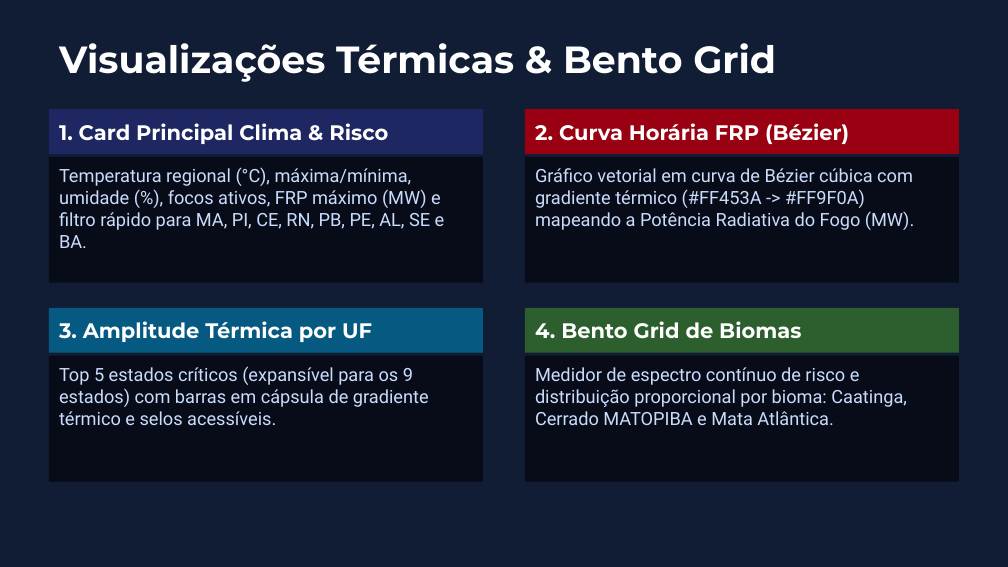
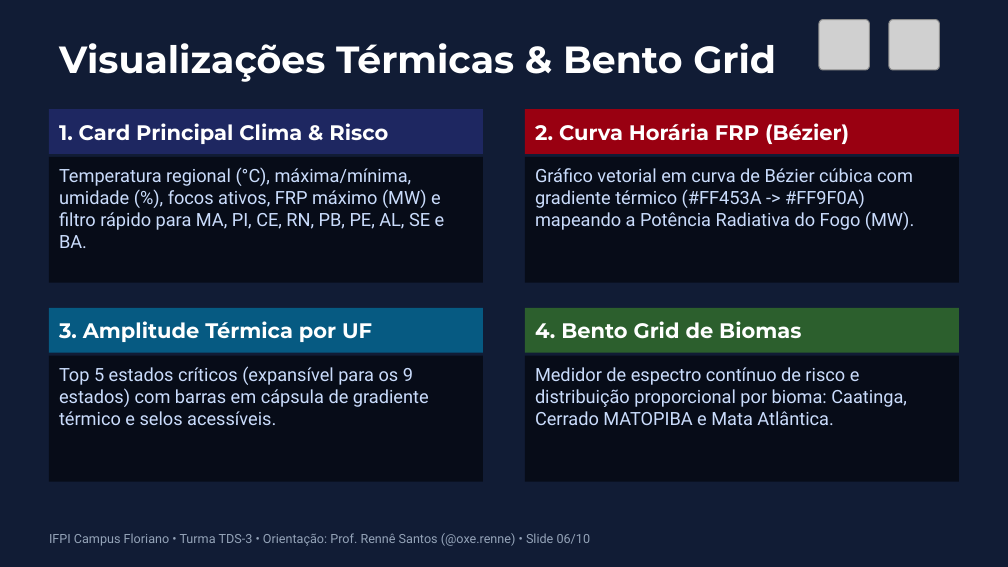
Before and after one commit to renneferreira/monitor-queimadas-snct, a slide deck: slide 6 of public/Radar-Fogo-Pitch-Deck-10-Slides.pptx. Drawn at 1008x567 pixels with LibreOffice and Linux fonts; fonts in the diff are those of the drawing; grey boxes stand for pictures. Boxes give left, top, right and bottom in pixels: in the first picture for what was removed or moved away, otherwise in the second. Text is boxed around its words. In the diff, an @@ line names an element or a change of style, - is before the commit and + after.

Commit message:
docs(slides): atualizar pitch deck com logos IFPI Floriano e Radar Fogo, Turma TDS-3 e orientador Prof. Rennê Santos

```diff
--- a/public/Radar-Fogo-Pitch-Deck-10-Slides.pptx
+++ b/public/Radar-Fogo-Pitch-Deck-10-Slides.pptx
@@ picture added at [818, 19, 869, 70] @@
@@ picture added at [889, 19, 939, 70] @@
@@ text added at [49, 533, 591, 546], 9 pt, text #94A3B8 @@
+IFPI Campus Floriano • Turma TDS-3 • Orientação: Prof. Rennê Santos (@oxe.renne) • Slide 06/10
```
Also in this commit, not shown: 9 other slides changed, 5 other files.
